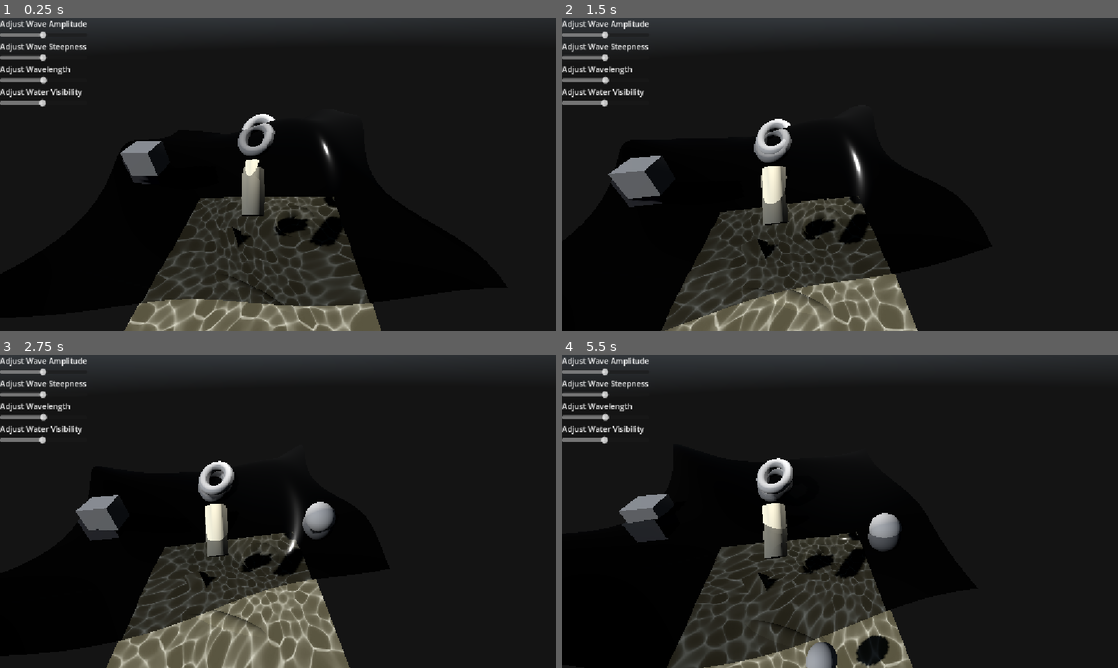
Above: before the commit, frames 1-4 (two rows, left to right).
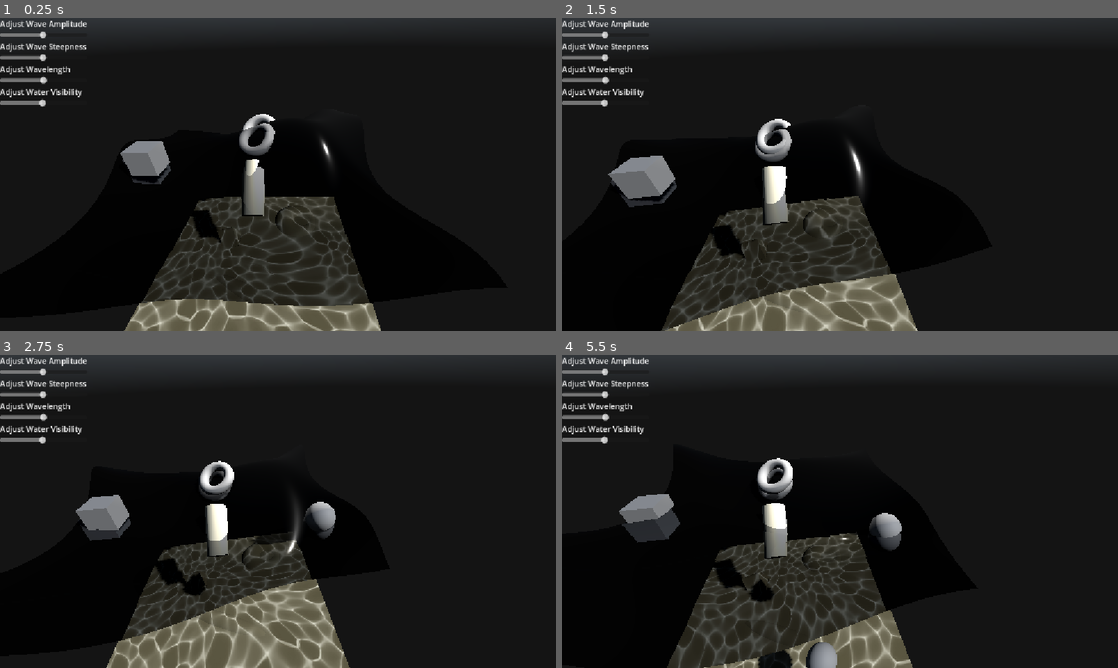
Above: after the commit, the same moments.

Repository: MagnusGrant06/fluid-simulation
Game: Godot game, scene res://Scenes/main.tscn
Two runs of this game, one before a commit and one after it. Both use one fixed random seed, a clock stepped at 60 frames per second and the inputs below. A sky picture missing from this copy of the repository is replaced by a grey-blue gradient.
Inputs (mouse positions are in pixels of both pictures, inside the frame that each line leads up to):
- Up to frame 1 (0.25 s): no input
- Up to frame 2 (1.5 s): move the mouse to (867, 174) at 0.52 s; tap A (a) at 0.6 s; click (867, 174) at 0.67 s; tap D (d) at 0.8, 1.35 s; move the mouse to (728, 190) at 1.27 s; click (728, 190) at 1.42 s
- Up to frame 3 (2.75 s): tap S (s) at 1.55, 2.1 s; move the mouse to (333, 442) at 2.02 s; hold Space (space) from 2.03 s (still down); click (333, 442) at 2.17 s
- Up to frame 4 (5.5 s): move the mouse to (812, 574) at 2.77 s; release Space (space) at 2.78 s; tap Space (space) at 2.85 s; click (812, 574) at 2.92 s; tap W (w) at 3.05, 3.6 s; move the mouse to (1006, 558) at 3.52 s; click (1006, 558) at 3.67 s; tap A (a) at 3.8, 4.35 s; move the mouse to (673, 464) at 4.27 s; click (673, 464) at 4.42 s; tap D (d) at 4.55, 5.1 s; move the mouse to (867, 511) at 5.02 s; click (867, 511) at 5.17 s; tap S (s) at 5.3 s

The runs differ from the first frame. In frame 1, 5.9% of the frame differs, in the area x 22-69%, y 30-100%; in frame 2, 6.4%; in frame 3, 6.9%, in the area x 14-62%, y 34-100%; in frame 4, 6.8%.

Commit message:
Implemented post-processing god rays to create a more realistic underwater effect

Diff:
--- a/fluid-simulation/Code/Scripts/fluid.gd
+++ b/fluid-simulation/Code/Scripts/fluid.gd
@@ -2,7 +2,8 @@
 
 @onready var environment : WorldEnvironment = $"../WorldEnvironment"
 @onready var camera : Camera3D = $"../CharacterBody3D/Camera3D"
-@onready var surface : MeshInstance3D = $FluidSurface
+@onready var surface : MeshInstance3D = $AboveSurface
+@onready var below_surface : MeshInstance3D = $BelowSurface
 @onready var surface_area : Area3D =$Area3D
 
 var wavelength : float = 7.5
@@ -21,8 +22,11 @@
 #manually keep track of time so its consistent between script and shader
 func _process(delta: float) -> void:
 	wave_time += delta
-	var material: ShaderMaterial = surface.get_active_material(0)
-	material.set_shader_parameter("time", wave_time)
+	var top_material: ShaderMaterial = surface.get_active_material(0)
+	top_material.set_shader_parameter("time", wave_time)
+
+	var below_material : ShaderMaterial = below_surface.get_active_material(0)
+	below_material.set_shader_parameter("time", wave_time)
 
 #methods to attach / detach the fluid to any floating bodies and check if camera is within water area
 func _on_surface_area_entered(body : Node3D):
--- a/fluid-simulation/Code/Scripts/wave_controller.gd
+++ b/fluid-simulation/Code/Scripts/wave_controller.gd
@@ -1,5 +1,6 @@
 extends Control
 
+@onready var sun : DirectionalLight3D = $"../DirectionalLight3D"
 @onready var amp_slider : HSlider = $VBoxContainer/AmplitudeSlider
 @onready var steep_slider : HSlider = $VBoxContainer/SteepnessSlider
 @onready var wavlen_slider : HSlider = $VBoxContainer/WavelengthSlider
@@ -24,6 +25,8 @@
 	fluid_material = fluid.surface.get_active_material(0)
 	filter_material = camera_filter.get_active_material(0)
 
+	filter_material.set_shader_parameter("sun_direction", -sun.global_transform.basis.z.normalized())
+
 func _on_amplitude_changed(value : float):
 	fluid_material.set_shader_parameter("wave_amplitude", value)
 	fluid.amplitude = value
--- /dev/null
+++ b/fluid-simulation/Code/Shaders/below_water.gdshader
@@ -0,0 +1,78 @@
+shader_type spatial;
+render_mode cull_front;
+#include "wave_functions.gdshaderinc"
+
+uniform sampler2D sky_texture;
+uniform sampler2D screen_texture : hint_screen_texture, filter_linear_mipmap;
+uniform sampler2D depth_texture : hint_depth_texture, filter_linear_mipmap;
+
+uniform float wave_length = 7.5;
+uniform float wave_amplitude = 0.5;
+uniform float wave_steepness = 0.75;
+uniform float visibility = 0.25;
+
+uniform float time = 0.0;
+
+const float air_index = 1.0f;
+const float water_index = 1.33f;
+
+//use depth buffer to calculate distance from surface to objects to add light absorption
+float calculate_pixel_depth(vec2 uv, vec3 vertex, mat4 inverse_proj){
+	float raw_depth = texture(depth_texture, uv).r;
+
+	//convert non-linear depth buffer value to usable world space position
+	vec3 ndc = vec3(uv * 2.0 - 1.0, raw_depth);
+	vec4 view_pos = inverse_proj * vec4(ndc,1.0);
+	view_pos.xyz /= view_pos.w;
+
+	float water_surface = -vertex.z;
+	float scene_depth = -view_pos.z;
+
+	return max(scene_depth - water_surface, 0.0);
+}
+
+void vertex() {
+	// Called for every vertex the material is visible on.
+	vec3 offset = calculate_summed_waves_offset(VERTEX, wave_amplitude, wave_steepness, wave_length, time);
+	vec3 normal = calculate_summed_waves_normal(VERTEX, wave_amplitude, wave_steepness, wave_length, time);
+	VERTEX = offset;
+	NORMAL = normal;
+
+}
+
+void fragment() {
+	// Called for every pixel the material is visible on.
+	// r(th) = R(0) + (1-R0)(1-cos(th)^5
+	//where r(0) = ((n1-n2)/(n1+n2))^2 where n1 is assumed to be 1 and n2 is ~= 1.33?
+
+	//use schlicks approximation to estimate reflectiveness of water depending on view angle
+	float r0 = pow((air_index-water_index) / (air_index + water_index), 2);
+
+	float cos_theta = clamp( dot(normalize(VIEW),normalize(NORMAL)), 0.0, 1.0);
+
+	float R = r0 + (1.0 - r0) * pow( (1.0-cos_theta) ,5);
+
+	//sample refraction from sorrounding scene
+	vec3 refraction_color = texture(screen_texture, SCREEN_UV - NORMAL.xy * 0.03).rgb;
+
+	//sample reflection from skybox
+	vec3 reflect_dir = reflect(-VIEW, NORMAL);
+	vec2 uv = direction_to_equirect_uv(reflect_dir);
+	vec3 reflection_color = texture(sky_texture, uv).rgb;
+
+	//approximate light falloff using Beer-Lambert law
+	float water_distance = calculate_pixel_depth(SCREEN_UV - NORMAL.xy * 0.03, VERTEX, INV_PROJECTION_MATRIX);
+	float transmittance = exp(-water_distance * visibility);
+	//mix refraction and reflection parts with a bit of flat blue color for more believable color
+	vec3 schlick_color = mix(refraction_color, reflection_color, R);
+	vec3 final_color = mix(schlick_color,vec3(0.6, 0.85, 1.5), clamp(1.0 - transmittance,0.0,1.0));
+
+	ALBEDO = final_color / 2.0;
+	SPECULAR = 0.5;
+	ROUGHNESS = 0.05;
+}
+
+//void light() {
+//	// Called for every pixel for every light affecting the material.
+//	// Uncomment to replace the default light processing function with this one.
+//}
--- a/fluid-simulation/Code/Shaders/camera_filter.gdshader
+++ b/fluid-simulation/Code/Shaders/camera_filter.gdshader
@@ -5,6 +5,14 @@
 uniform sampler2D screen_texture : hint_screen_texture, filter_linear_mipmap;
 
 uniform float visibility = 0.05;
+uniform vec3 sun_direction;
+
+const int NUM_SAMPLES = 50;
+const float density = 0.6;
+const float decay = 0.99;
+const float exposure = 0.1;
+const float weight = 0.3;
+
 //use depth buffer to calculate distance from canmera to objects to add light absorption
 float calculate_pixel_depth(vec2 uv, vec3 vertex, mat4 inverse_proj){
 	float raw_depth = texture(depth_texture, uv).r;
@@ -20,6 +28,42 @@
 	return max(scene_depth - camera_z, 0.0);
 }
 
+//convert directional light direction to 2d screen space position
+vec2 calculate_2d_light_pos(mat4 view, mat4 proj, vec3 cam_pos, vec3 light_dir){
+	vec3 far_point = cam_pos - light_dir * 10000.0; //get point super far along direction of sun
+	vec4 clip_pos = proj * view * vec4(far_point, 1.0);
+	vec2 screen_pos = (clip_pos.xy / clip_pos.w) * 0.5 + 0.5;
+	return screen_pos;
+}
+
+//compute light scattering effect from sun onto screen whilst underwater
+vec3 compute_god_ray(vec2 tex_coord, vec2 light_pos){
+	//vector from light source to pixel in screen space
+	vec2 delta_tex_coord = (tex_coord - light_pos);
+
+	delta_tex_coord *= 1.0f / float(NUM_SAMPLES) * density;
+	//get initial color sample from screen buffer
+	vec3 color = texture(screen_texture, tex_coord).rgb;
+
+	float illumination_decay = 1.0f;
+
+	//sum color over NUM_SAMPLES iterations
+	for(int i = 0; i < NUM_SAMPLES; i++){
+		//step sample towards sun
+		tex_coord -= delta_tex_coord;
+		//samples and apply decay
+		vec3 sample  = texture(screen_texture, tex_coord).rgb;
+		sample *= illumination_decay * weight;
+
+		//accumulate color and decay of ray
+		color += sample;
+		illumination_decay *= decay;
+	}
+
+	return color * exposure;
+}
+
+
 void vertex() {
 	// Called for every vertex the material is visible on.
 }
@@ -33,7 +77,14 @@
 	float depth_factor = clamp(1.0 - transmittance,0.0,1.0);
 	vec3 screen_color = texture(screen_texture, SCREEN_UV).rgb;
 
-	ALBEDO =  mix(screen_color, ocean_color, depth_factor);
+	vec3 tint_color =  mix(screen_color, ocean_color, depth_factor);
+
+	vec2 light_pos = calculate_2d_light_pos(VIEW_MATRIX, PROJECTION_MATRIX, CAMERA_POSITION_WORLD, sun_direction);
+	vec3 god_ray_col = compute_god_ray(SCREEN_UV, light_pos);
+	vec3 final = tint_color + god_ray_col * 0.5;
+
+	ALBEDO = final;
+	ALPHA = 0.85;
 }
 
 //void light() {
--- a/fluid-simulation/Scenes/floater.tscn
+++ b/fluid-simulation/Scenes/floater.tscn
@@ -1,6 +1,6 @@
 [gd_scene format=3 uid="uid://cyk42l4xbqxq1"]
 
-[ext_resource type="Script" uid="uid://cjf4da25p07bq" path="res://Scenes/floater.gd" id="1_7658v"]
+[ext_resource type="Script" uid="uid://cjf4da25p07bq" path="res://Code/Scripts/floater.gd" id="1_7658v"]
 
 [sub_resource type="SphereShape3D" id="SphereShape3D_vfd82"]
 
--- a/fluid-simulation/Scenes/fluid.tscn
+++ b/fluid-simulation/Scenes/fluid.tscn
@@ -2,6 +2,16 @@
 
 [ext_resource type="PackedScene" uid="uid://bd0wdtoa4h004" path="res://Scenes/fluid_surface.tscn" id="1_qr0y5"]
 [ext_resource type="Script" uid="uid://bdfi3qtlnt7o" path="res://Code/Scripts/fluid.gd" id="1_rcw30"]
+[ext_resource type="Shader" uid="uid://bcfdl37u0jgqc" path="res://Code/Shaders/below_water.gdshader" id="3_dygee"]
+
+[sub_resource type="ShaderMaterial" id="ShaderMaterial_dygee"]
+render_priority = 0
+shader = ExtResource("3_dygee")
+shader_parameter/wave_length = 7.5
+shader_parameter/wave_amplitude = 0.5
+shader_parameter/wave_steepness = 0.75
+shader_parameter/visibility = 0.25
+shader_parameter/time = 0.0
 
 [sub_resource type="BoxShape3D" id="BoxShape3D_vfd82"]
 size = Vector3(10, 10.7, 10)
@@ -9,7 +19,10 @@
 [node name="Fluid" type="Node3D" unique_id=199363850]
 script = ExtResource("1_rcw30")
 
-[node name="FluidSurface" parent="." unique_id=856857340 instance=ExtResource("1_qr0y5")]
+[node name="AboveSurface" parent="." unique_id=856857340 instance=ExtResource("1_qr0y5")]
+
+[node name="BelowSurface" parent="." unique_id=502419825 instance=ExtResource("1_qr0y5")]
+surface_material_override/0 = SubResource("ShaderMaterial_dygee")
 
 [node name="Area3D" type="Area3D" parent="." unique_id=468638746]
 
--- a/fluid-simulation/Scenes/main.tscn
+++ b/fluid-simulation/Scenes/main.tscn
@@ -20,7 +20,6 @@
 [sub_resource type="ShaderMaterial" id="ShaderMaterial_jjvhh"]
 render_priority = 0
 shader = ExtResource("3_kry3j")
-shader_parameter/visibility = 0.25
 
 [sub_resource type="PanoramaSkyMaterial" id="PanoramaSkyMaterial_xrqee"]
 panorama = ExtResource("3_8gbba")
@@ -129,7 +128,7 @@
 surface_material_override/0 = SubResource("ShaderMaterial_jjvhh")
 
 [node name="DirectionalLight3D" type="DirectionalLight3D" parent="." unique_id=256479540]
-transform = Transform3D(0.9374802, -0.22751148, -0.26338065, 0, -0.756757, 0.6536961, -0.34803852, -0.6128271, -0.70944476, -2.2804346, 3.6154993, -2.8711805)
+transform = Transform3D(-0.88483006, -0.30456614, -0.3525837, 6.787052e-08, -0.75675714, 0.6536962, -0.46591392, 0.57840997, 0.66960144, -5.968341, 4.661115, 7.2127337)
 shadow_enabled = true
 
 [node name="OmniLight3D" type="OmniLight3D" parent="." unique_id=1634736096]
Renamed: fluid-simulation/Scenes/floater.gd -> fluid-simulation/Code/Scripts/floater.gd
Renamed: fluid-simulation/Scenes/floater.gd.uid -> fluid-simulation/Code/Scripts/floater.gd.uid
Not shown, added: fluid-simulation/Code/Shaders/below_water.gdshader.uid
Not shown: 2 places in fluid-simulation/Scenes/fluid_surface.tscn that only renumber resources
